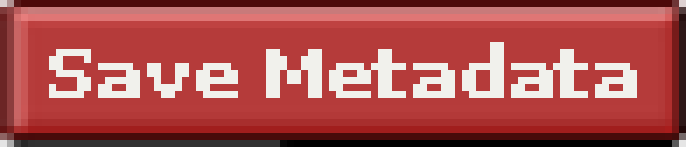
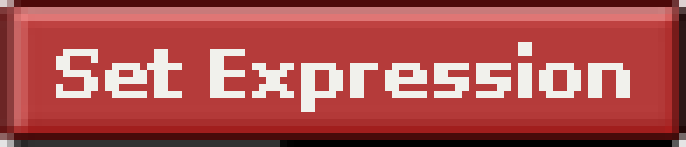
The second w=686, h=147 image is a revision of the first. Changes to its layers:
added layer "Set Expression" above "Add to cart" over [56, 42, 630, 112]
hid "Save Metadata" over [49, 42, 637, 98]
